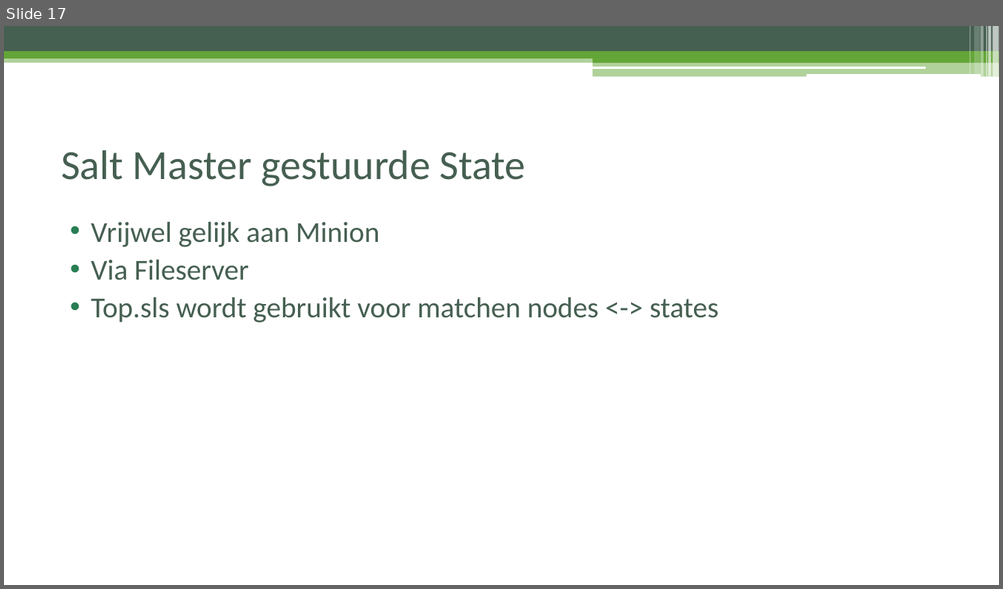
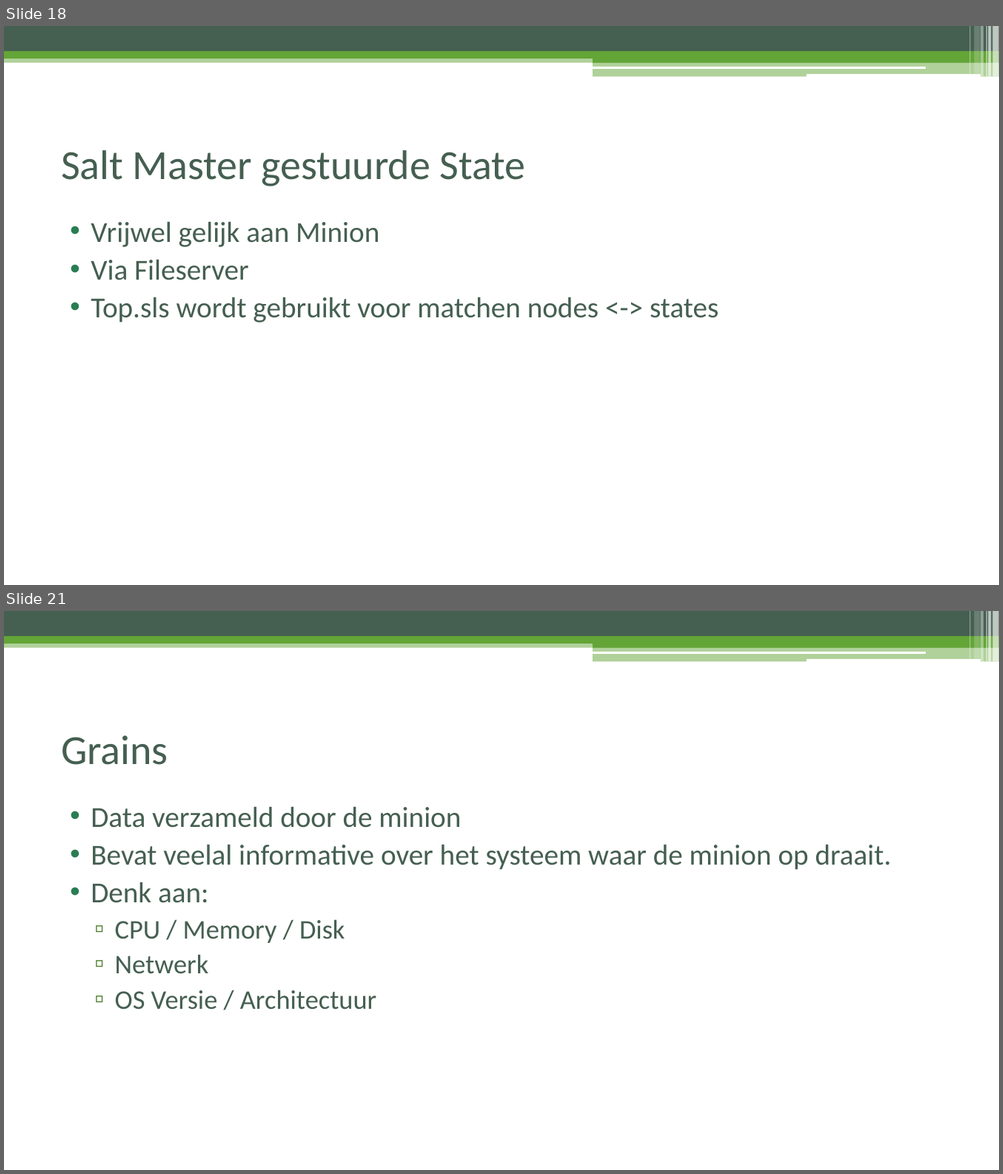
Before and after one commit to FireDrunk/salt-training, a slide deck: presentation.pptx. Shown one above the other, each under a label of ours: slide 17 before the commit, slides 18 and 21 after it; the slides between them are not shown. The pictures are 1003x589 and 1003x1174 pixels, drawn with LibreOffice and Linux fonts; fonts in the diff are those of the drawing. Boxes give left, top, right and bottom in pixels: in the first picture for what was removed or moved away, otherwise in the second. Text is boxed around its words. In the diff, an @@ line names an element or a change of style, - is before the commit and + after.

```diff
--- a/presentation.pptx
+++ b/presentation.pptx
@@ slide 21 added at [4, 611, 999, 1170], background #FFFFFF; not listed: 13 template elements that a slide beside it also shows @@
@@ title added at [61, 735, 168, 765], 40 pt, text #455F51 @@
+Grains
@@ text added at [91, 806, 891, 1010], 28 pt, text #455F51 @@
+• Data verzameld door de minion
+• Bevat veelal informative over het systeem waar de minion op draait.
+• Denk aan:
+  ▫ CPU / Memory / Disk
+  ▫ Netwerk
+  ▫ OS Versie / Architectuur
@@ what was slide 17 is now slide 18 @@
```
Also in this commit, not shown: 5 slides changed, 3 other slides added, 1 slide removed, 11 other files.
